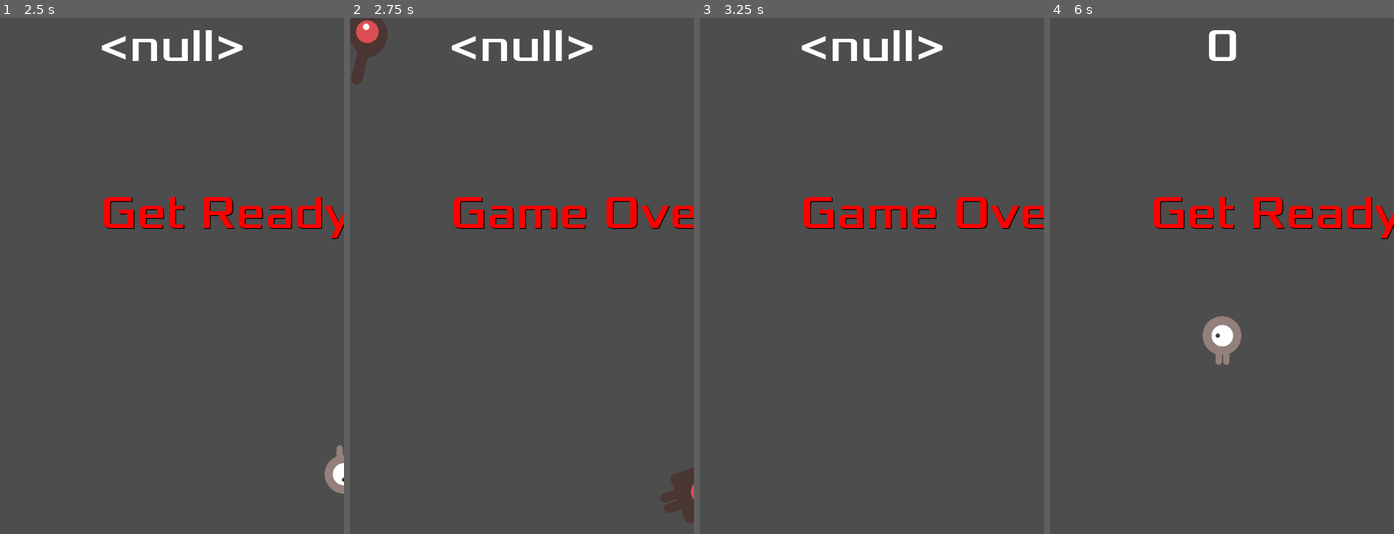
Above: before the commit, frames 1-4 (left to right).
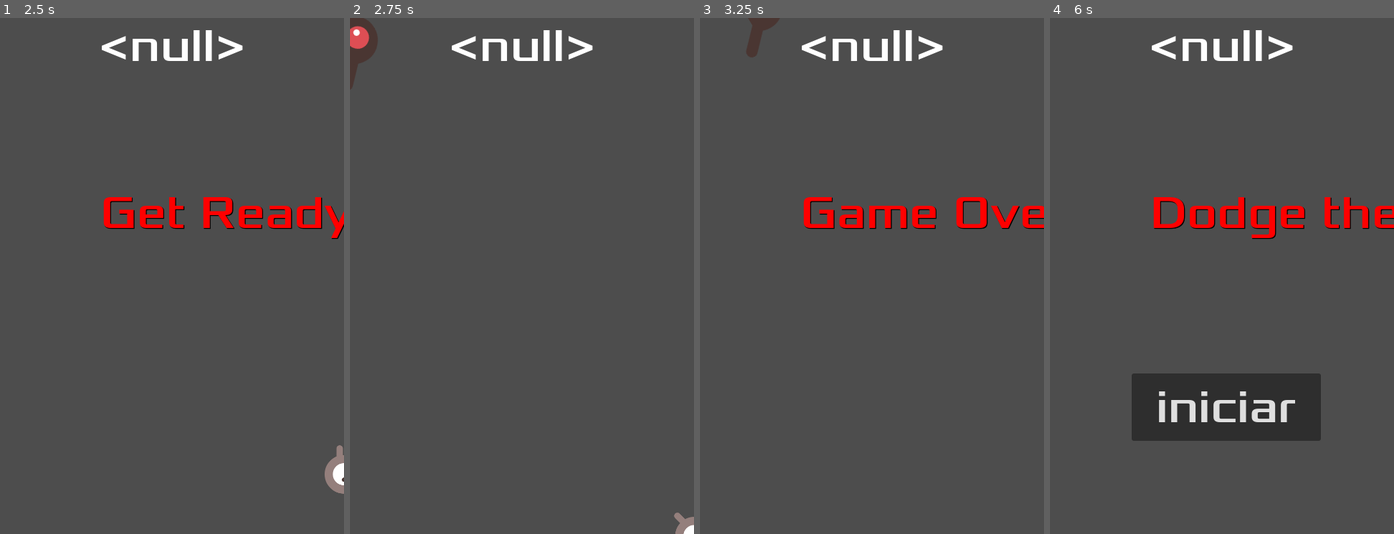
Above: after the commit, the same moments.

Repository: rapohales/projeto-teste
Game: Godot game, scene res://Cenas/Main.tscn
Same seed, same stepped clock (60 frames per second), same inputs: the game is played once before the commit and once after it.
Inputs (mouse positions are in pixels of both pictures, inside the frame that each line leads up to):
- Up to frame 1 (2.5 s): click "iniciar" at 0.5 s; tap Enter at 1.25 s; hold Right (ui_right) 1.28-2.03 s; hold Down (ui_down) from 2.03 s (still down)
- Up to frame 2 (2.75 s): keep holding Down (ui_down)
- Up to frame 3 (3.25 s): release Down (ui_down) at 2.78 s; hold Right (ui_right) from 2.78 s (still down)
- Up to frame 4 (6 s): release Right (ui_right) at 3.53 s; hold Up (ui_up) 3.53-4.28 s; tap Space at 4.25 s; hold Left (ui_left) 4.28-5.75 s; click (1225, 405) at 5.75 s, where only the run before the commit has a clickable "iniciar"

Frame 1 is identical in both runs. In frame 2, 3.2% of the frame differs, in the area x 0-100%, y 0-100%; in frame 3, 0.3%; in frame 4, 11%, in the area x 23-100%, y 2-82%.

Commit message:
Update Main.tscn

Diff:
--- a/Cenas/Main.tscn
+++ b/Cenas/Main.tscn
@@ -22,7 +22,7 @@
 position = Vector2(-195, -101)
 
 [node name="MobTimer" type="Timer" parent="."]
-wait_time = 0.05
+wait_time = 0.15
 
 [node name="ScoreTimer" type="Timer" parent="."]
 
